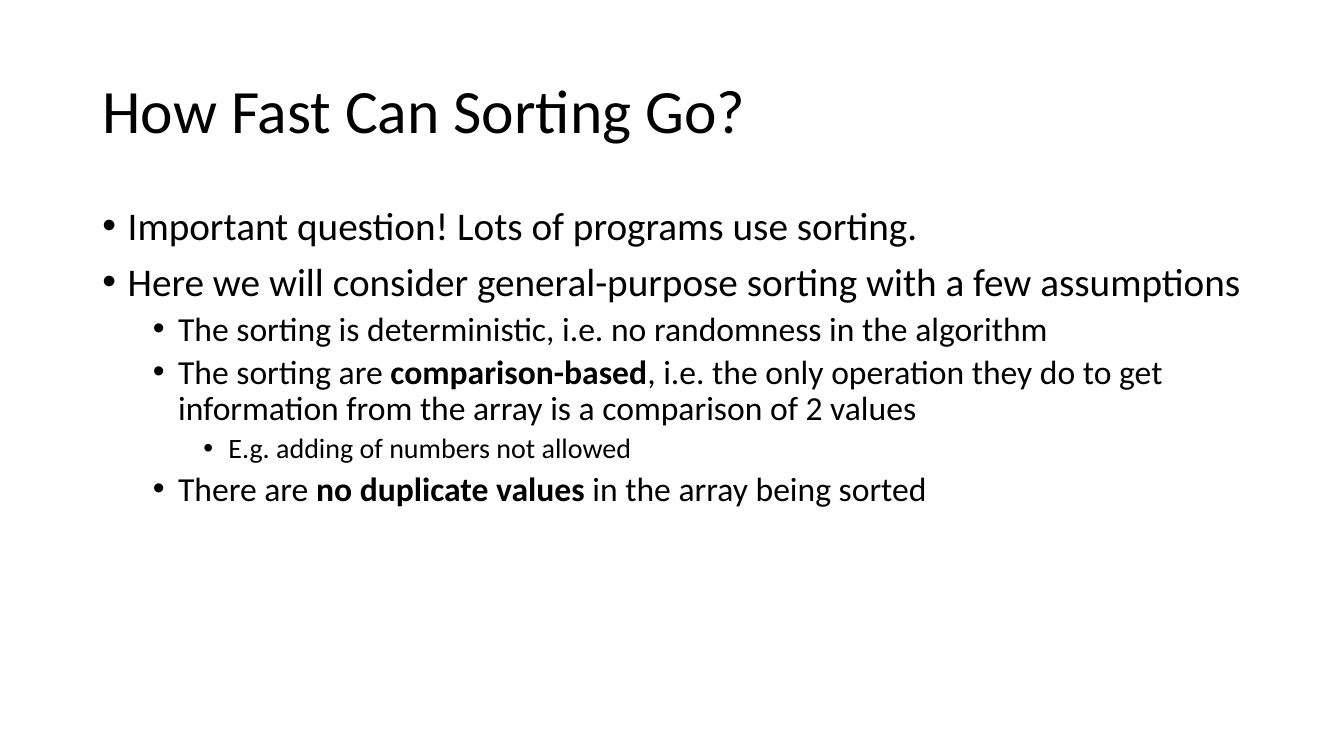
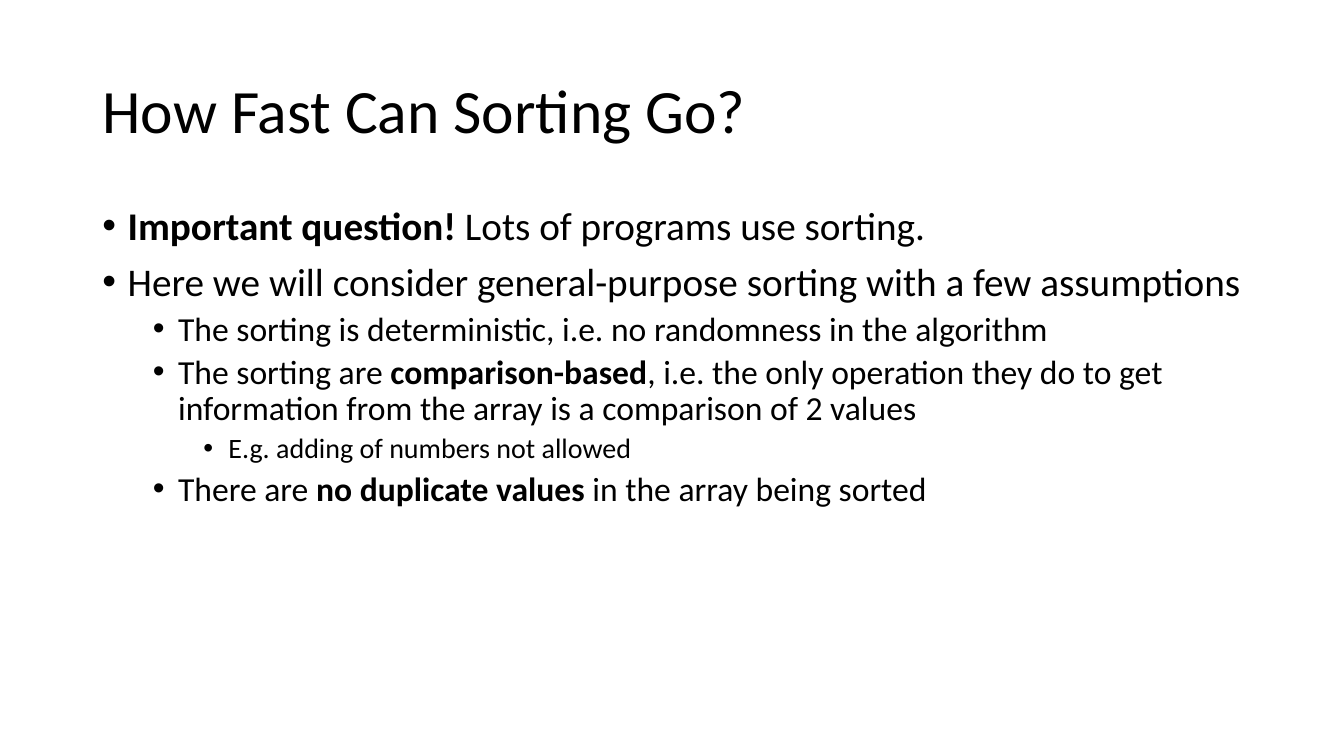
Before and after one commit to tjd1234/cmpt225summer2023, a slide deck: slide 57 of lecture_notes/week9/week9_sorting.pptx (slide 52 before the commit). Drawn at 1344x756 pixels with LibreOffice and Linux fonts; fonts in the diff are those of the drawing. Boxes give left, top, right and bottom in pixels: in the first picture for what was removed or moved away, otherwise in the second. Text is boxed around its words. In the diff, an @@ line names an element or a change of style, - is before the commit and + after.

Commit message:
updated

```diff
--- a/lecture_notes/week9/week9_sorting.pptx
+++ b/lecture_notes/week9/week9_sorting.pptx
@@ text at [128, 212, 925, 247]: bold on in "Important question!" @@
```
Also in this commit, not shown: 1 other slide changed, 5 slides added.
